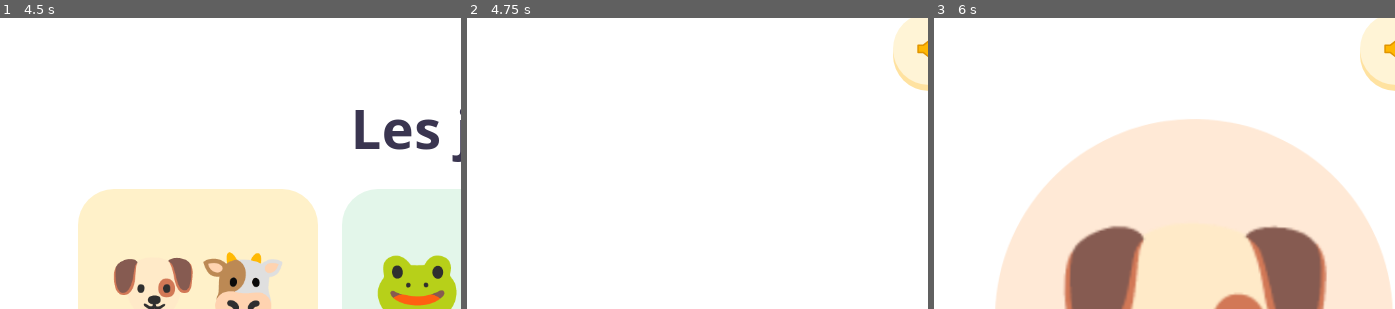
Above: before the commit, frames 1-3 (left to right).
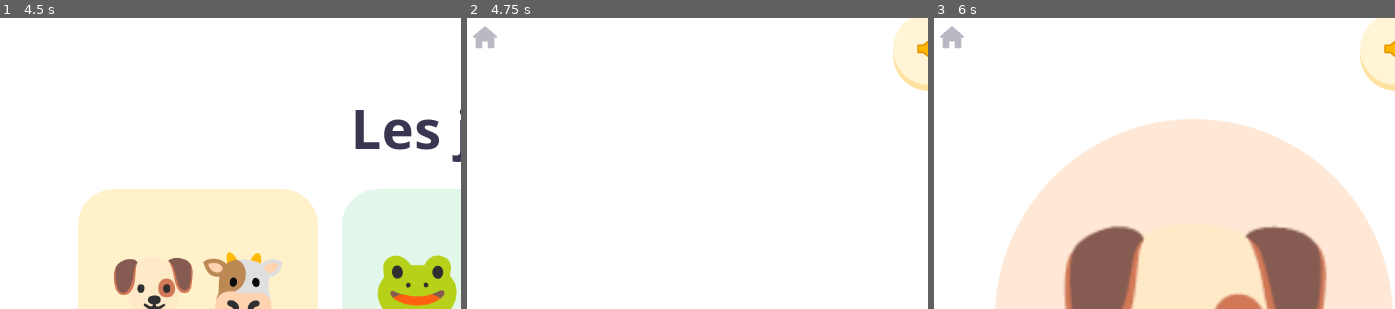
Above: after the commit, the same moments.

Repository: AlexandreBarbu57/jeu-animaux
Game: browser game, page index.html
Same seed, same stepped clock (60 frames per second), same inputs: the game is played once before the commit and once after it.
Inputs:
- Up to frame 1 (4.5 s): tap Space every 0.5 s from 1.1 to 4.1 s; click "Réglages parent (appui long)" at 2.02 s; tap Enter at 2.52 s
- Up to frame 2 (4.75 s): click "🐶🐮 Où est… ? Trouver l'animal" at 4.52 s; tap Space at 4.6 s
- Up to frame 3 (6 s): tap Space at 5.1, 5.6 s
The pictures show only the part of the screen within x 0-50%, y 2-52%; the shares and areas given below are measured in that part.

Frame 1 is identical in both runs. In frame 2, 0.2% of the frame differs, in the area x 1-7%, y 2-11%; in frame 3, 0.2%.

Commit message:
Bouton maison en haut à gauche : appui long pour revenir au choix des jeux
Co-Authored-By: Claude Opus 5.5 <noreply@anthropic.com>

Diff:
--- a/index.html
+++ b/index.html
@@ -102,6 +102,7 @@
   .gear .ring circle { transition: stroke-dashoffset 1.4s linear; }
   .gear.holding .ring circle { stroke-dashoffset: 0 !important; }
   .gear.holding { opacity: .8; }
+  .gear.home { right: auto; left: max(8px, env(safe-area-inset-left, 0px)); }
 
   /* ---------- plateau ---------- */
   .board {
@@ -341,6 +342,13 @@
     <circle cx="24" cy="24" r="21" fill="none" stroke="#3a3550" stroke-width="3" stroke-dasharray="132" stroke-dashoffset="132" transform="rotate(-90 24 24)"/>
   </svg>
   <svg viewBox="0 0 24 24" aria-hidden="true"><path fill="#3a3550" d="M19.4 13a7.5 7.5 0 0 0 0-2l2.1-1.6-2-3.5-2.5 1a7. …(258 unchanged characters)…
+</button>
+
+<button class="gear home" id="home" aria-label="Retour au choix des jeux (appui long)" hidden>
+  <svg class="ring" viewBox="0 0 48 48" aria-hidden="true">
+    <circle cx="24" cy="24" r="21" fill="none" stroke="#3a3550" stroke-width="3" stroke-dasharray="132" stroke-dashoffset="132" transform="rotate(-90 24 24)"/>
+  </svg>
+  <svg viewBox="0 0 24 24" aria-hidden="true"><path fill="#3a3550" d="M12 3.2 2.6 11.1a1 1 0 0 0 1.3 1.5l.6-.5V20a1 1 0 0 0 1 1h4.3v-5.5h4.4V21h4.3a1 1 0 0 0 1-1v-7.9l.6.5a1 1 0 0 0 1.3-1.5z"/></svg>
 </button>
 
 <canvas id="fx"></canvas>
@@ -743,6 +751,7 @@
   const board = document.getElementById("board");
   const starsEl = document.getElementById("stars");
   const menu = document.getElementById("menu");
+  const homeBtn = document.getElementById("home");
   const STAR_GOAL = 10;
   let mode = null;          // "animals" | "discover" | "family" | null (menu)
   let gen = 0;              // change à chaque changement d'écran : annule les minuteries en cours
@@ -982,6 +991,7 @@
     mode = m;
     app.dataset.mode = m;
     menu.hidden = true;
+    homeBtn.hidden = false;
     keepAwake();
     stars = 0; renderStars();
     level = 2; cleanStreak = 0; recent = []; discoverSet = [];
@@ -999,23 +1009,28 @@
     board.innerHTML = "";
     renderMenu();
     menu.hidden = false;
+    homeBtn.hidden = true;
   }
   document.querySelectorAll(".tile").forEach(t => t.addEventListener("click", () => startMode(t.dataset.mode)));
 
   // ------------------------------------------------------------------
   // Réglages parent : appui long sur la roue
   // ------------------------------------------------------------------
-  const gear = document.getElementById("gear");
   const panel = document.getElementById("panel");
-  let holdTimer = null;
-  const cancelHold = () => { clearTimeout(holdTimer); gear.classList.remove("holding"); };
-  gear.addEventListener("pointerdown", e => {
-    e.preventDefault();
-    gear.classList.add("holding");
-    holdTimer = setTimeout(() => { cancelHold(); openPanel(); }, 1500);
-  });
-  ["pointerup", "pointerleave", "pointercancel"].forEach(ev => gear.addEventListener(ev, cancelHold));
-  gear.addEventListener("keydown", e => { if (e.key === "Enter" || e.key === " ") openPanel(); });
+  // Boutons pour les parents : il faut garder le doigt appuyé 1,5 s
+  function holdButton(el, action) {
+    let timer = null;
+    const cancel = () => { clearTimeout(timer); el.classList.remove("holding"); };
+    el.addEventListener("pointerdown", e => {
+      e.preventDefault();
+      el.classList.add("holding");
+      timer = setTimeout(() => { cancel(); action(); }, 1500);
+    });
+    ["pointerup", "pointerleave", "pointercancel"].forEach(ev => el.addEventListener(ev, cancel));
+    el.addEventListener("keydown", e => { if (e.key === "Enter" || e.key === " ") action(); });
+  }
+  holdButton(document.getElementById("gear"), () => openPanel());
+  holdButton(homeBtn, () => { if (mode) goMenu(); });
 
   function syncSeg(id, key) {
     document.querySelectorAll(`#${id} button`).forEach(b => b.setAttribute("aria-pressed", String(b.dataset.v === settings[key])));
--- a/sw.js
+++ b/sw.js
@@ -1,5 +1,5 @@
 // Garde le jeu sur l'appareil pour qu'il marche sans internet.
-const CACHE = "animaux-20261126190023";
+const CACHE = "animaux-20261126190626";
 const SHELL = ["./", "./index.html", "./manifest.webmanifest", "./icon-180.png", "./icon-192.png", "./icon-512.png"];
 self.addEventListener("install", e => {
   e.waitUntil(caches.open(CACHE).then(c => c.addAll(SHELL)).then(() => self.skipWaiting()));
